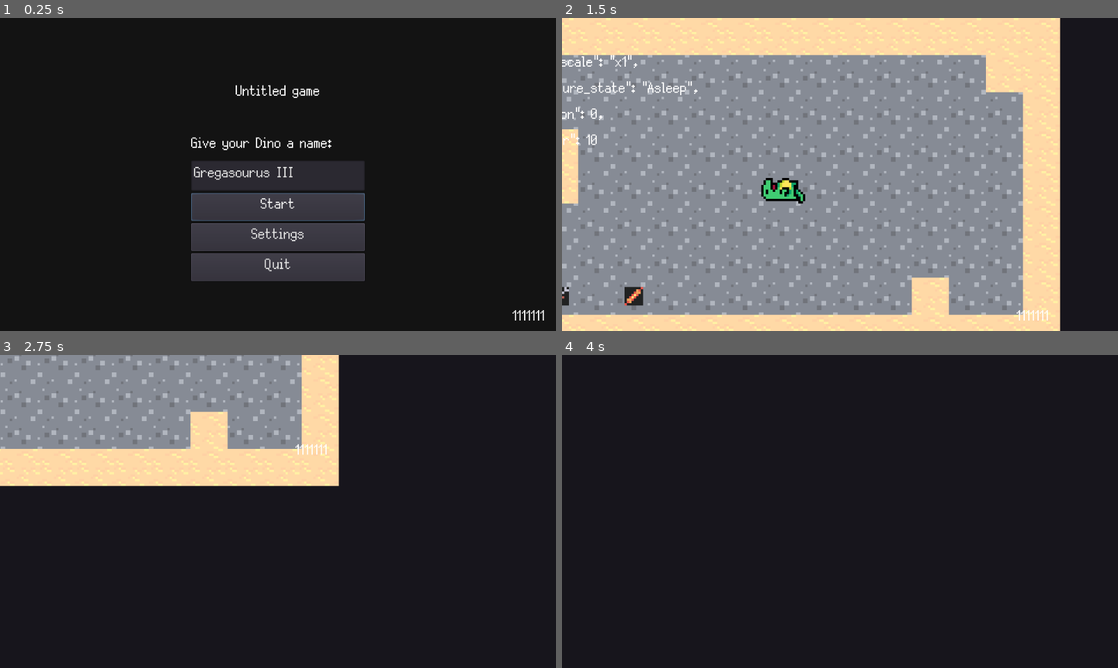
Above: before the commit, frames 1-4 (two rows, left to right).
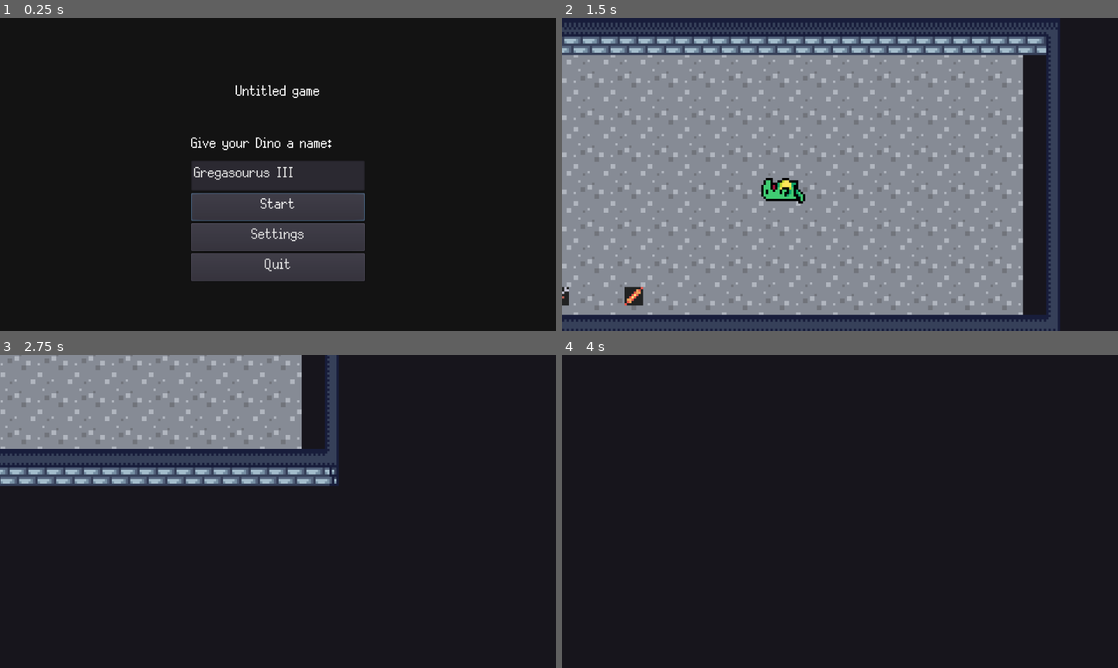
Above: after the commit, the same moments.

Repository: colinbellino/ai-and-games-2022
Game: Godot game, scene res://media/scenes/main.tscn
The game is run twice, just before and just after one commit, with the same random seed, the same clock (stepped at 60 frames per second) and the same inputs.
Inputs (mouse positions are in pixels of both pictures, inside the frame that each line leads up to):
- Up to frame 1 (0.25 s): no input
- Up to frame 2 (1.5 s): click "Start" at 0.5 s; move the mouse to (840, 183) at 1.27 s; hold D (move_right) from 1.28 s (still down); click (840, 183) at 1.35 s
- Up to frame 3 (2.75 s): move the mouse to (166, 527) at 2.02 s; release D (move_right) at 2.03 s; hold S (move_down) from 2.03 s (still down); right-click (166, 527) at 2.1 s; click (166, 527) at 2.17 s
- Up to frame 4 (4 s): move the mouse to (895, 442) at 2.77 s; release S (move_down) at 2.78 s; hold D (move_right) 2.78-3.53 s; hold Shift 2.78-3.53 s; click (895, 442) at 2.92 s; tap Enter at 3.5 s; move the mouse to (812, 574) at 3.52 s; hold Z (move_up) from 3.53 s (still down); click (812, 574) at 3.6 s

The runs differ from the first frame. In frame 1, less than 0.1% of the frame differs, in the area x 92-98%, y 93-97%; in frame 2, 24%, in the area x 0-90%, y 0-100%; in frame 3, 10%; in frame 4, nothing differs.

Commit message:
F1 to toggle debug UI

Diff:
--- a/media/scenes/ui/DebugUI.tscn
+++ b/media/scenes/ui/DebugUI.tscn
@@ -11,9 +11,9 @@
 script = ExtResource( 2 )
 
 [node name="DebugDraw" type="Control" parent="."]
-margin_right = 10.0
-margin_bottom = 10.0
-mouse_filter = 1
+margin_right = 960.0
+margin_bottom = 540.0
+mouse_filter = 2
 script = ExtResource( 3 )
 
 [node name="Dump" type="Label" parent="."]
--- a/src/DebugDraw.gd
+++ b/src/DebugDraw.gd
@@ -8,6 +8,7 @@
     font.size = 26
 
 func _process(_delta: float) -> void:
+    get_parent().visible = Globals.settings.debug_draw
     update()
 
 func _draw() -> void:
--- a/src/Game.gd
+++ b/src/Game.gd
@@ -58,35 +58,39 @@
         Audio.play_music(Globals.MUSIC.MENU)
 
 func _process(delta: float):
+    if Input.is_action_just_released("debug_1"):
+        Globals.settings.debug_draw = !Globals.settings.debug_draw
+
     if Input.is_action_just_released("ui_cancel"):
         quit_game()
         return
 
     if Globals.game_state == GameStates.TITLE:
-        if Input.is_action_just_released("debug_1"):
-            start_game(0)
-        if Input.is_action_just_released("debug_2"):
-            start_game(1)
-        if Input.is_action_just_released("debug_3"):
-            start_game(2)
-        if Input.is_action_just_released("debug_4"):
-            start_game(3)
-        if Input.is_action_just_released("debug_5"):
-            start_game(4)
-        if Input.is_action_just_released("debug_6"):
-            start_game(5)
-        if Input.is_action_just_released("debug_7"):
-            start_game(6)
-        if Input.is_action_just_released("debug_8"):
-            start_game(7)
-        if Input.is_action_just_released("debug_9"):
-            start_game(8)
-        if Input.is_action_just_released("debug_10"):
-            start_game(10)
-        if Input.is_action_just_released("debug_11"):
-            start_game(11)
-        if Input.is_action_just_released("debug_12"):
-            start_game(12)
+        pass
+        # if Input.is_action_just_released("debug_1"):
+        #     start_game(0)
+        # if Input.is_action_just_released("debug_2"):
+        #     start_game(1)
+        # if Input.is_action_just_released("debug_3"):
+        #     start_game(2)
+        # if Input.is_action_just_released("debug_4"):
+        #     start_game(3)
+        # if Input.is_action_just_released("debug_5"):
+        #     start_game(4)
+        # if Input.is_action_just_released("debug_6"):
+        #     start_game(5)
+        # if Input.is_action_just_released("debug_7"):
+        #     start_game(6)
+        # if Input.is_action_just_released("debug_8"):
+        #     start_game(7)
+        # if Input.is_action_just_released("debug_9"):
+        #     start_game(8)
+        # if Input.is_action_just_released("debug_10"):
+        #     start_game(10)
+        # if Input.is_action_just_released("debug_11"):
+        #     start_game(11)
+        # if Input.is_action_just_released("debug_12"):
+        #     start_game(12)
 
     if Globals.game_state == GameStates.PLAY:
         if Globals.game_state_entered == false:
--- a/src/LDTK.gd
+++ b/src/LDTK.gd
@@ -172,7 +172,7 @@
         Vector2.DOWN,
     ])
 
-    var ground : TileMap = Globals.world.find_node("Ground", true, false)
+    var ground : TileMap = Globals.world.find_node("AutoLayer", true, false)
     var cells : PoolVector2Array = ground.get_used_cells()
     for index in range(0, cells.size()):
         var position = cells[index]
Not shown, changed: media/maps/world_0.ldtk
